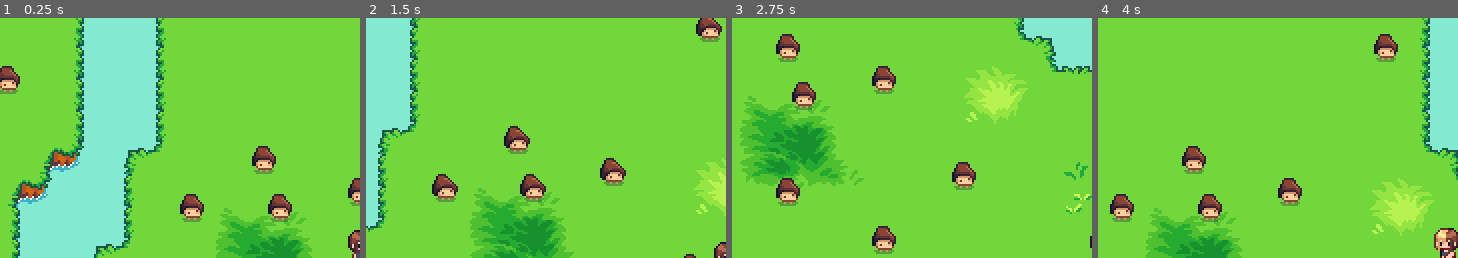
Above: before the commit, frames 1-4 (left to right).
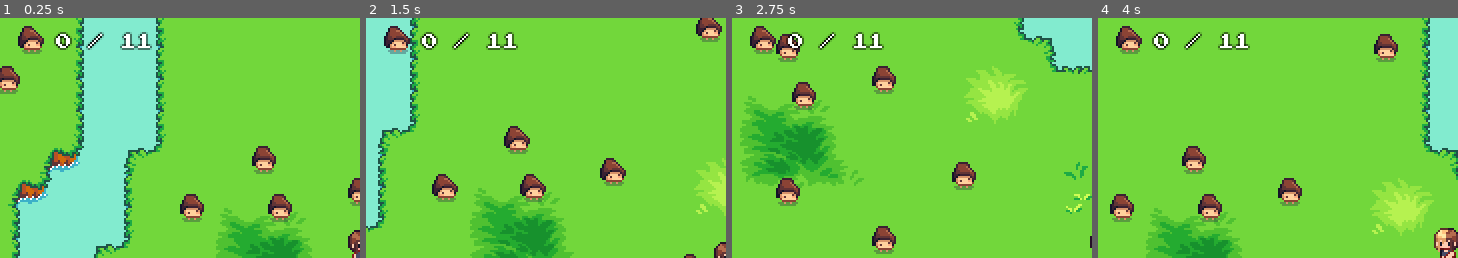
Above: after the commit, the same moments.

Repository: dmitrii-eremin/watch-your-step
Game: Godot game, scene res://scenes/world_scene.tscn
Same seed, same stepped clock (60 frames per second), same inputs: the game is played once before the commit and once after it.
Inputs:
- Up to frame 1 (0.25 s): no input
- Up to frame 2 (1.5 s): tap Enter at 0.5 s; hold Right (go_right) 0.53-1.28 s; hold Down (go_down) from 1.28 s (still down)
- Up to frame 3 (2.75 s): release Down (go_down) at 2.03 s; hold Right (go_right) from 2.03 s (still down)
- Up to frame 4 (4 s): release Right (go_right) at 2.78 s; hold Up (go_up) 2.78-3.53 s; hold Left (go_left) from 3.53 s (still down)
The pictures show only the part of the screen within x 0-50%, y 2-52%; the shares and areas given below are measured in that part.

The runs differ from the first frame. In frame 1, 1.6% of the frame differs, in the area x 5-43%, y 3-15%; in frame 2, 1.6%; in frame 3, 1.6%; in frame 4, 1.6%.

Commit message:
show caught and free mushrooms

Diff:
--- /dev/null
+++ b/scenes/hud.gd
@@ -0,0 +1,11 @@
+extends CanvasLayer
+
+@onready var _mushrooms_count_label: Label = $MarginContainer/Control/HBoxContainer/Label
+
+func update_mushrooms() -> void:
+	var all_mushrooms: Array = get_tree().get_nodes_in_group("mushroom")
+	var caught_mushrooms: Array = all_mushrooms.filter(func(m): return m.is_caught())
+	_mushrooms_count_label.text = "%d / %d" % [caught_mushrooms.size(), all_mushrooms.size()]
+
+func _ready() -> void:
+	update_mushrooms()
--- /dev/null
+++ b/scenes/hud.tscn
@@ -0,0 +1,43 @@
+[gd_scene load_steps=5 format=3 uid="uid://dlgniouxy3wtk"]
+
+[ext_resource type="Script" uid="uid://cwbt24sknouwh" path="res://scenes/hud.gd" id="1_ahhtf"]
+[ext_resource type="Texture2D" uid="uid://ocqdsfosqwja" path="res://assets/sprites/characters/mushroom_brown.png" id="2_5ysmq"]
+[ext_resource type="LabelSettings" uid="uid://bhlktkb5elsox" path="res://ui/hud_labels.tres" id="3_5ysmq"]
+
+[sub_resource type="AtlasTexture" id="AtlasTexture_6fi6k"]
+atlas = ExtResource("2_5ysmq")
+region = Rect2(0, 16, 16, 16)
+margin = Rect2(0, -2, 0, 0)
+
+[node name="HUD" type="CanvasLayer"]
+script = ExtResource("1_ahhtf")
+
+[node name="MarginContainer" type="MarginContainer" parent="."]
+anchors_preset = 15
+anchor_right = 1.0
+anchor_bottom = 1.0
+grow_horizontal = 2
+grow_vertical = 2
+size_flags_horizontal = 3
+size_flags_vertical = 3
+theme_override_constants/margin_left = 8
+theme_override_constants/margin_top = 8
+theme_override_constants/margin_right = 8
+theme_override_constants/margin_bottom = 8
+
+[node name="Control" type="Control" parent="MarginContainer"]
+layout_mode = 2
+
+[node name="HBoxContainer" type="HBoxContainer" parent="MarginContainer/Control"]
+layout_mode = 1
+offset_right = 60.0
+offset_bottom = 16.0
+
+[node name="TextureRect" type="TextureRect" parent="MarginContainer/Control/HBoxContainer"]
+layout_mode = 2
+texture = SubResource("AtlasTexture_6fi6k")
+
+[node name="Label" type="Label" parent="MarginContainer/Control/HBoxContainer"]
+layout_mode = 2
+text = "12/43"
+label_settings = ExtResource("3_5ysmq")
--- a/scenes/mushroom.gd
+++ b/scenes/mushroom.gd
@@ -16,6 +16,9 @@
 
 func set_is_caught(value: bool) -> void:
 	_is_caught = value
+
+func is_caught() -> bool:
+	return _is_caught
 
 func set_target(target: Vector2) -> void:
 	_target = target
--- a/scenes/player.gd
+++ b/scenes/player.gd
@@ -18,6 +18,7 @@
 	var index: int = _mushrooms.find(mushroom)
 	if index == -1:
 		return
+	_mushrooms[index].set_is_caught(false)
 	_mushrooms.remove_at(index)
 
 func _physics_process(_delta: float) -> void:
--- a/scenes/world_scene.gd
+++ b/scenes/world_scene.gd
@@ -1,9 +1,12 @@
 extends Node2D
 
 @onready var _player = $Player
+@onready var _hud = $HUD
+@onready var _mushroom_dead_timer = $MushroomDeadTimer
 
 func _on_mushroom_player_caught_mushroom(player: Node2D, mushroom: Node2D) -> void:
 	player.add_mushroom(mushroom)
+	_hud.update_mushrooms()
 
 func _on_mushroom_take_damage(mushroom: Node2D) -> void:
 	mushroom.die()
@@ -11,3 +14,8 @@
 func _on_mushroom_dead(mushroom: Node2D) -> void:
 	_player.remove_mushroom(mushroom)
 	mushroom.call_deferred("queue_free")
+	_hud.update_mushrooms()
+	_mushroom_dead_timer.start()
+
+func _on_mushroom_dead_timer_timeout() -> void:
+	_hud.call_deferred("update_mushrooms")
--- a/scenes/world_scene.tscn
+++ b/scenes/world_scene.tscn
@@ -1,12 +1,15 @@
-[gd_scene load_steps=5 format=4 uid="uid://b113pu734dsjr"]
+[gd_scene load_steps=6 format=4 uid="uid://b113pu734dsjr"]
 
 [ext_resource type="Script" uid="uid://chcvkgfflbpgb" path="res://scenes/world_scene.gd" id="1_jedrf"]
 [ext_resource type="TileSet" uid="uid://dcalb8tlrt0of" path="res://tilesets/summer.tres" id="2_kjcoe"]
+[ext_resource type="PackedScene" uid="uid://dlgniouxy3wtk" path="res://scenes/hud.tscn" id="2_krmi5"]
 [ext_resource type="PackedScene" uid="uid://bgxpiyl86u1wq" path="res://scenes/player.tscn" id="3_qiqor"]
 [ext_resource type="PackedScene" uid="uid://b5ke8t4tm5p1c" path="res://scenes/mushroom.tscn" id="4_ow06g"]
 
 [node name="WorldScene" type="Node2D"]
 script = ExtResource("1_jedrf")
+
+[node name="HUD" parent="." instance=ExtResource("2_krmi5")]
 
 [node name="WorldMap" type="Node2D" parent="."]
 
@@ -67,6 +70,10 @@
 position_smoothing_enabled = true
 position_smoothing_speed = 12.0
 
+[node name="MushroomDeadTimer" type="Timer" parent="."]
+wait_time = 0.25
+one_shot = true
+
 [connection signal="dead" from="Mushrooms/Mushroom" to="." method="_on_mushroom_dead"]
 [connection signal="player_caught_mushroom" from="Mushrooms/Mushroom" to="." method="_on_mushroom_player_caught_mushroom"]
 [connection signal="take_damage" from="Mushrooms/Mushroom" to="." method="_on_mushroom_take_damage"]
@@ -100,3 +107,4 @@
 [connection signal="dead" from="Mushrooms/Mushroom11" to="." method="_on_mushroom_dead"]
 [connection signal="player_caught_mushroom" from="Mushrooms/Mushroom11" to="." method="_on_mushroom_player_caught_mushroom"]
 [connection signal="take_damage" from="Mushrooms/Mushroom11" to="." method="_on_mushroom_take_damage"]
+[connection signal="timeout" from="MushroomDeadTimer" to="." method="_on_mushroom_dead_timer_timeout"]
--- /dev/null
+++ b/ui/hud_labels.tres
@@ -0,0 +1,11 @@
+[gd_resource type="LabelSettings" load_steps=2 format=3 uid="uid://bhlktkb5elsox"]
+
+[ext_resource type="FontFile" uid="uid://c66ry4c5sfiia" path="res://assets/fonts/main.ttf" id="1_ng26d"]
+
+[resource]
+font = ExtResource("1_ng26d")
+font_size = 8
+outline_size = 2
+outline_color = Color(0, 0, 0, 1)
+shadow_size = 0
+shadow_offset = Vector2(0, 0)
Binary file added: assets/fonts/main.ttf
Not shown, added: assets/fonts/main.ttf.import
Not shown, added: scenes/hud.gd.uid
